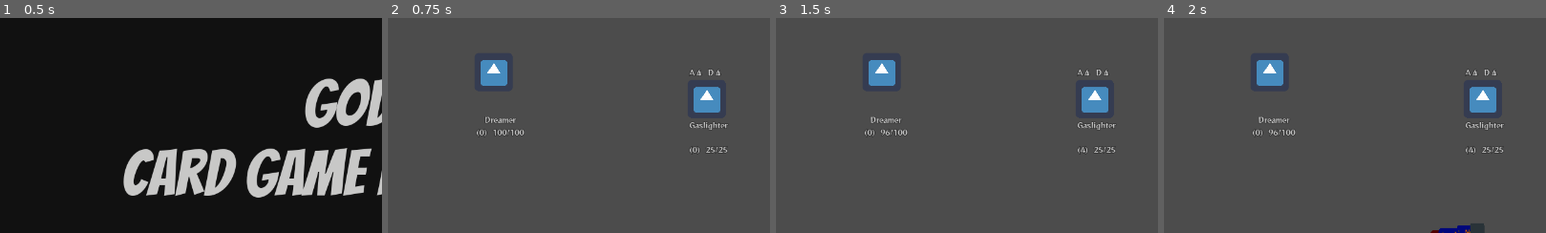
Above: before the commit, frames 1-4 (left to right).
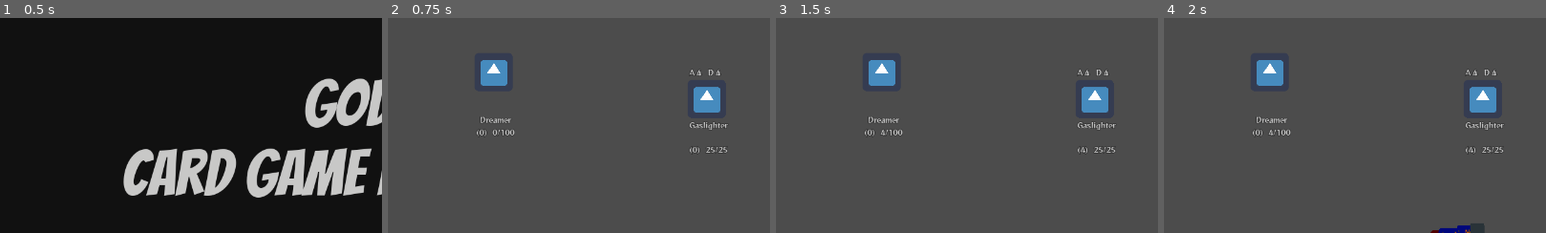
Above: after the commit, the same moments.

Repository: db0/hypnagonia
Game: Godot game, scene res://src/dreamscape/MainMenu.tscn
The game is run twice, just before and just after one commit, with the same random seed, the same clock (stepped at 60 frames per second) and the same inputs. The engine's default icon, where the game draws it, is replaced by a stand-in: a white triangle on a blue panel in a dark square.
Inputs:
- Up to frame 1 (0.5 s): no input
- Up to frame 2 (0.75 s): click "Single Player Demo" at 0.5 s
- Up to frame 3 (1.5 s): click "End Turn" at 1.25 s
- Up to frame 4 (2 s): no input
The pictures show only the part of the screen within x 0-50%, y 3-53%; the shares and areas given below are measured in that part.

Frame 1 is identical in both runs. In frame 2, 0.3% of the frame differs, in the area x 24-36%, y 45-55%; in frame 3, 0.2%; in frame 4, 0.2%.

Commit message:
reversed player health

Diff:
--- a/src/dreamscape/PlayerEntity.gd
+++ b/src/dreamscape/PlayerEntity.gd
@@ -1,2 +1,12 @@
 class_name PlayerEntity
 extends CombatEntity
+
+
+# THe player does not really have health, they have an anxiety meter
+# which makes them wakeup when full.
+# As such we want to reverse the health to show it increasing instead of
+# decreasing when taking damage
+# But we keep the underlying mechanics the same to stay consistent.
+func _update_health_label() -> void:
+	health_label.text = str(max_health - health) + '/' + str(max_health)
+	armor_label.text = '(' + str(armor) + ')'
--- a/src/dreamscape/PlayerEntity.tscn
+++ b/src/dreamscape/PlayerEntity.tscn
@@ -6,21 +6,18 @@
 [node name="PlayerEntity" instance=ExtResource( 1 )]
 script = ExtResource( 2 )
 
-[node name="Intents" parent="." index="0"]
+[node name="Texture" parent="." index="0"]
 margin_right = 73.0
 
-[node name="Texture" parent="." index="1"]
+[node name="Name" parent="." index="1"]
 margin_right = 73.0
+margin_bottom = 82.0
+text = "Dreamer"
 
-[node name="Name" parent="." index="2"]
+[node name="HBC" parent="." index="2"]
+margin_top = 86.0
 margin_right = 73.0
 margin_bottom = 100.0
-text = "Dreamer"
-
-[node name="HBC" parent="." index="3"]
-margin_top = 104.0
-margin_right = 73.0
-margin_bottom = 118.0
 
 [node name="Armor" parent="HBC" index="0"]
 margin_right = 16.0
--- a/src/dreamscape/cards/sets/IntentScripts.gd
+++ b/src/dreamscape/cards/sets/IntentScripts.gd
@@ -8,6 +8,7 @@
 			"subject": "dreamer",
 			"amount": null,
 			"icon": null,
+			"description": "A basic attack. Will cause the dreamer to take the specified amount of anxiety."
 		}
 	],
 	"Defend": [
--- a/src/dreamscape/enemies/EnemyEntity.tscn
+++ b/src/dreamscape/enemies/EnemyEntity.tscn
@@ -8,6 +8,7 @@
 script = ExtResource( 3 )
 
 [node name="Intents" parent="." index="0" instance=ExtResource( 1 )]
+margin_right = 65.0
 
 [node name="Texture" parent="." index="1"]
 margin_top = 18.0
--- a/src/dreamscape/enemies/EnemyIntents.gd
+++ b/src/dreamscape/enemies/EnemyIntents.gd
@@ -6,6 +6,7 @@
 var current_intents: Array
 var all_intents: Array
 var unused_intents: Array
+# The enemy entity owning these intents
 var combat_entity
 
 func prepare_intents() -> void:
--- a/src/dreamscape/enemies/EnemyIntents.tscn
+++ b/src/dreamscape/enemies/EnemyIntents.tscn
@@ -4,7 +4,7 @@
 [ext_resource path="res://src/dreamscape/enemies/SingleIntent.tscn" type="PackedScene" id=2]
 
 [node name="EnemyIntents" type="HBoxContainer"]
-margin_right = 65.0
+margin_right = 14.0
 margin_bottom = 14.0
 custom_constants/separation = 5
 script = ExtResource( 1 )
--- a/src/dreamscape/enemies/SingleIntent.gd
+++ b/src/dreamscape/enemies/SingleIntent.gd
@@ -8,7 +8,7 @@
 onready var decription_label := $Description/Label
 
 func setup(intent_details: Dictionary, intent_name: String) -> void:
-	print_debug("Setting up intent: " + intent_name)
+#	print_debug("Setting up intent: " + intent_name)
 	if intent_details.has("icon") and intent_details.icon:
 		pass
 	else:
